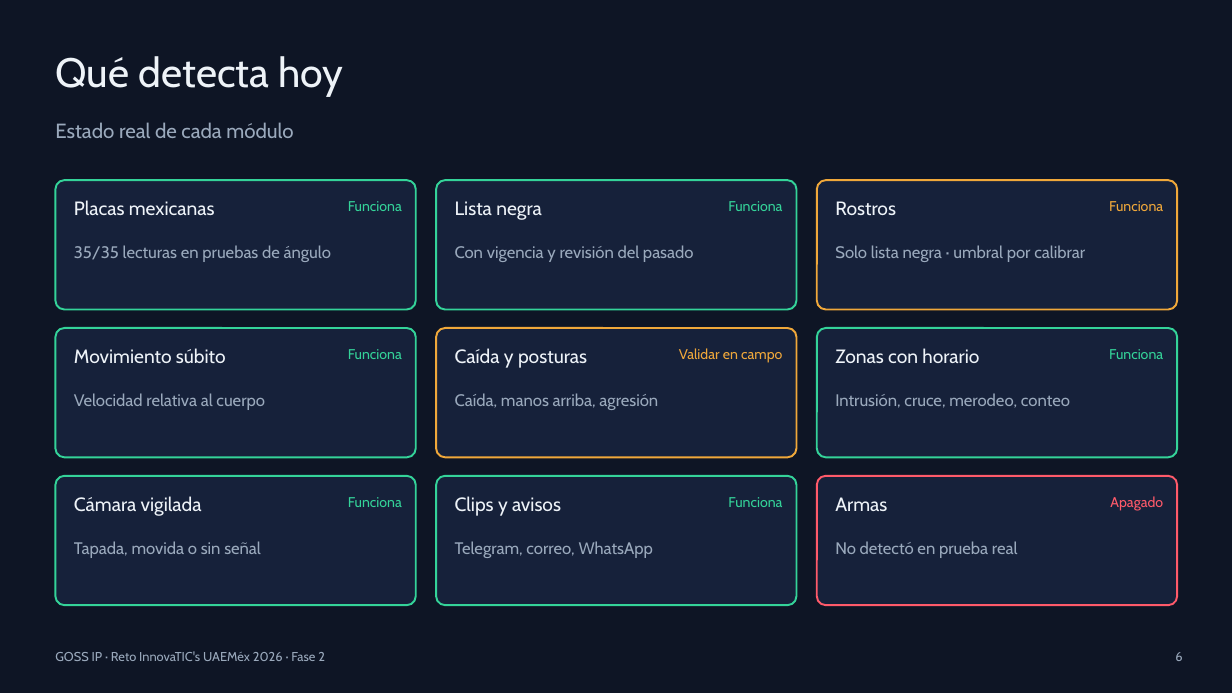
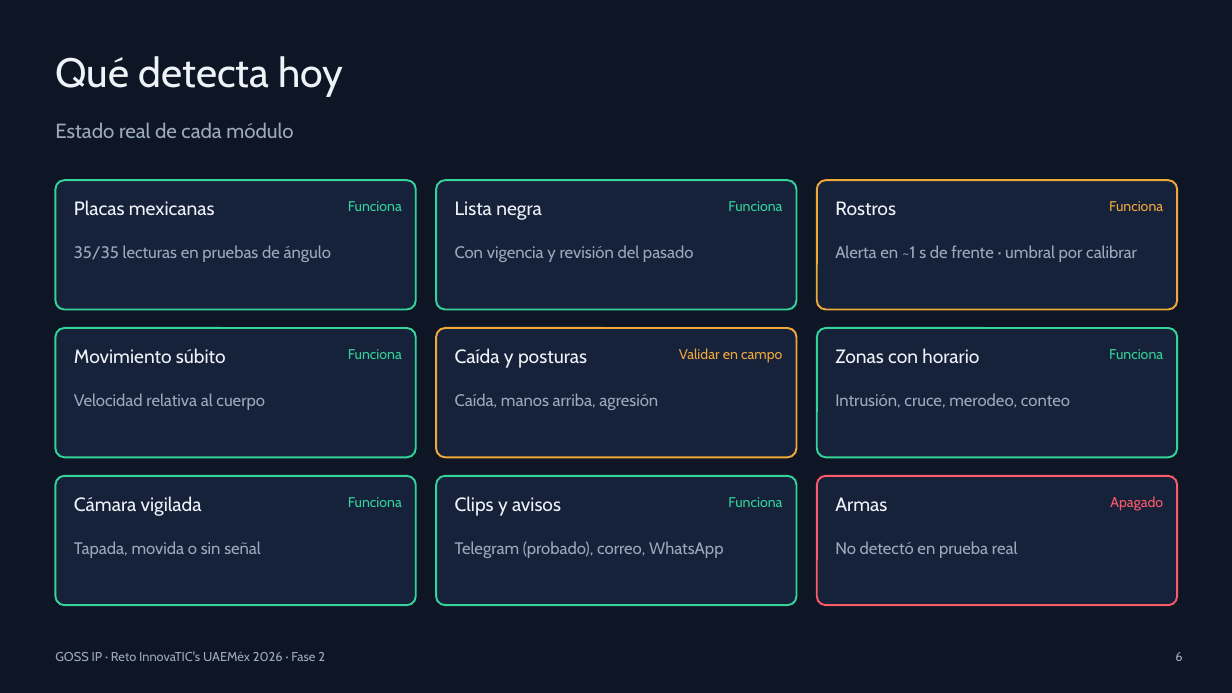
Before and after one commit to Michou001/Sistema-videovigilancia, a slide deck: slide 6 of entrega/GOSS_IP_Presentacion_Fase2.pptx. Drawn at 1232x693 pixels with LibreOffice and Linux fonts; fonts in the diff are those of the drawing. Boxes give left, top, right and bottom in pixels: in the first picture for what was removed or moved away, otherwise in the second. Text is boxed around its words. In the diff, an @@ line names an element or a change of style, - is before the commit and + after.

Commit message:
Documentacion de la Fase 2 al 7 de octubre
- Memoria tecnica: funciones nuevas, mediciones con las camaras reales,
  respaldo probado, arquitectura hibrida y control de cambios por commit;
  corrige la norma DORI (IEC 62676-4)
- Portafolio de evidencias: pruebas, validaciones, metricas y mejoras, cada
  una con su archivo y como reproducirla
- Bitacora del Bootcamp: sesiones de los tres dias con su vinculo al
  proyecto, control de cambios, respaldo fechado, ensayos y la lista final
  de verificacion de los lineamientos
- Presentacion: 277 pruebas, alerta de rostro, escalamiento hibrido y la
  norma DORI corregida

```diff
--- a/entrega/GOSS_IP_Presentacion_Fase2.pptx
+++ b/entrega/GOSS_IP_Presentacion_Fase2.pptx
@@ text at bbox=[835, 245, 1137, 262]: text changed @@
-Solo lista negra · umbral por calibrar
+Alerta en ~1 s de frente · umbral por calibrar
@@ text at bbox=[455, 541, 723, 558]: text changed @@
-Telegram, correo, WhatsApp
+Telegram (probado), correo, WhatsApp
```
Also in this commit, not shown: 3 other slides changed, 8 other files.
